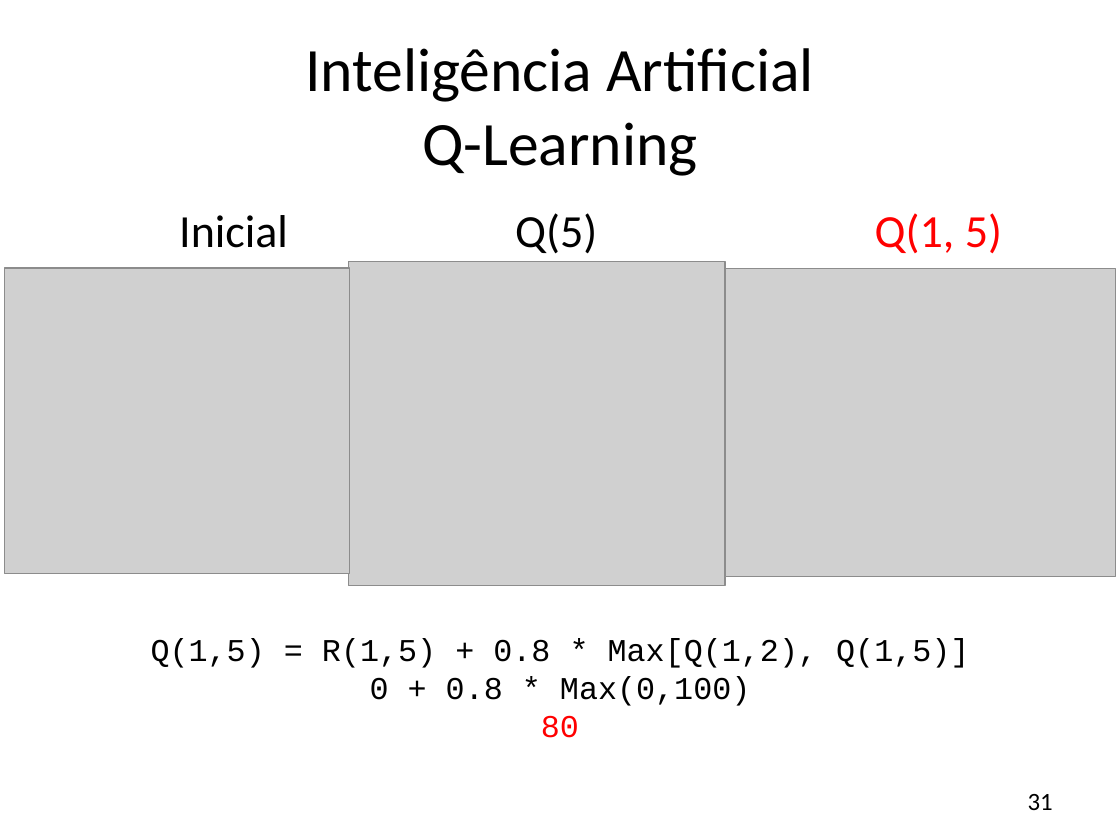
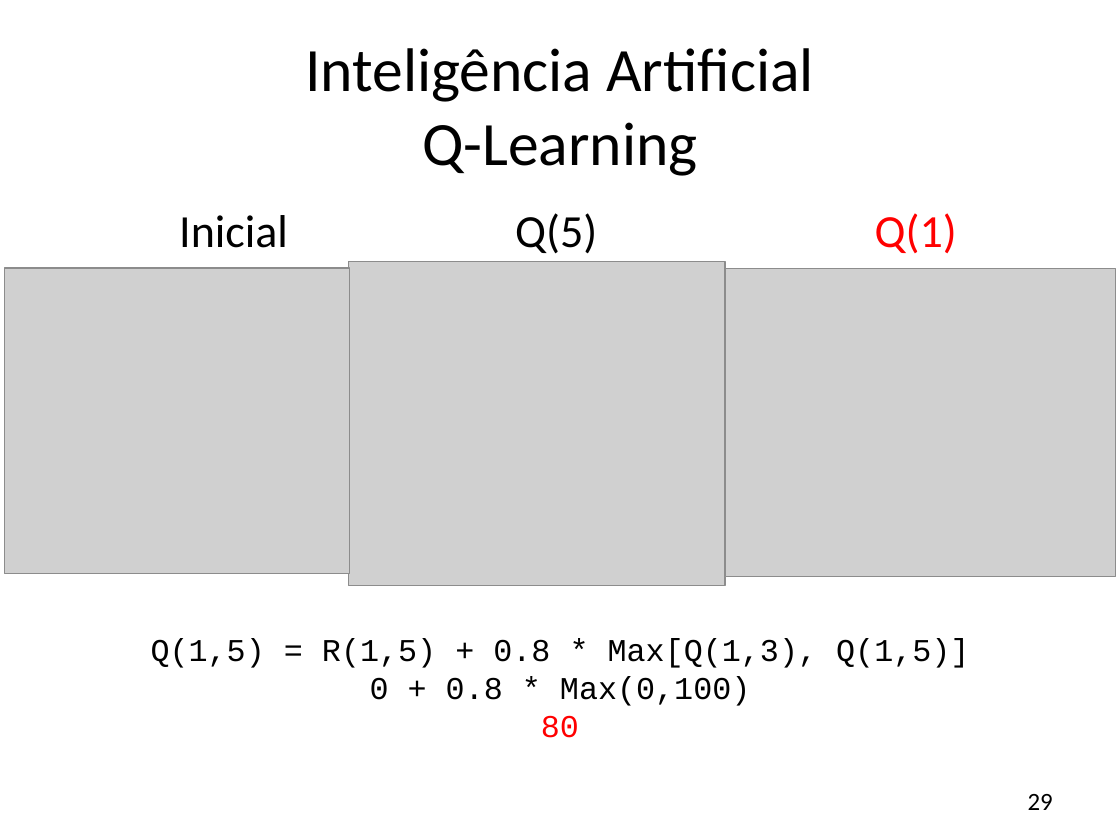
Before and after one commit to JonathanOhara/dissertacao, a slide deck: slide 29 of Apresentação Qualificação.pptx (slide 31 before the commit). Drawn at 1120x840 pixels with LibreOffice and Linux fonts; fonts in the diff are those of the drawing; grey boxes stand for pictures; background and template pictures are left out. Boxes give left, top, right and bottom in pixels: in the first picture for what was removed or moved away, otherwise in the second. Text is boxed around its words. In the diff, an @@ line names an element or a change of style, - is before the commit and + after.

```diff
--- a/Apresentação Qualificação.pptx
+++ b/Apresentação Qualificação.pptx
@@ text at [151,213,969,738]: text changed @@
-Inicial Q(5) Q(1, 5)
-Q(1,5) = R(1,5) + 0.8 * Max[Q(1,2), Q(1,5)]
-0 + 0.8 * Max(0,100)
-80
+Inicial Q(5) Q(1)
+Q(1,5) = R(1,5) + 0.8 * Max[Q(1,3), Q(1,5)]
+0 + 0.8 * Max(0,100)
+80
@@ page number at [1028,794,1053,810]: text changed @@
-31
+29
```
Also in this commit, not shown: 1 other slide changed, 2 slides removed.
